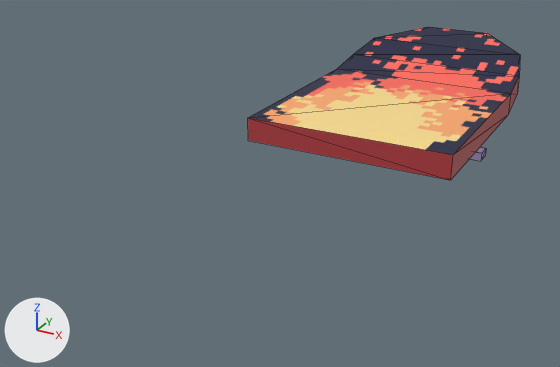
The glTF model Models/skate_flames.glb, before and after one commit.
Rendered twice from a 50 mm lens placed at (1.33, -3.0, 1.3), pointed at (-0.23, -0.17, -0.12). The lights are fixed; the arrows at lower left show +X, +Y and +Z. The first picture is the older version. Mesh edges are drawn as thin lines. Vertices at exactly the same position are counted once.

Names of what the first picture shows: 'Board', 'Rims'.
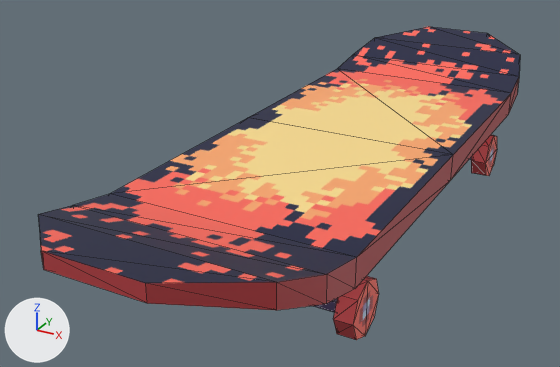
Pixel boxes [x1, y1, x2, y2] of what changed, in the pictures (560 x 367 px; the box of a moved part takes in the faces that stretch with it):
```json
{"object": "Board", "change": "reshaped", "before": [248, 27, 520, 180], "after": [38, 27, 520, 310], "on screen": "77% wider, 84% taller"}
{"object": "Wheels", "change": "reshaped", "after": [333, 135, 497, 340], "on screen": "not visible before"}
{"object": "Rims", "change": "reshaped", "before": [470, 147, 486, 161], "after": [314, 157, 472, 312], "on screen": "mostly hidden"}
{"part": 1, "of": "me_cube", "change": "added", "after": [38, 118, 453, 310]}
{"part": 2, "of": "me_cube", "change": "moved or reshaped", "before": [248, 27, 520, 180], "after": [248, 27, 520, 179]}
{"part": 3, "of": "me_cube_002", "change": "added", "after": [314, 299, 337, 312], "on screen": "mostly hidden"}
{"part": 4, "of": "me_cylinder", "change": "added", "after": [471, 135, 497, 176], "on screen": "red"}
{"part": 5, "of": "me_cylinder", "change": "added", "after": [333, 276, 379, 340], "on screen": "red"}
```

The change, as JSON lines over the scene's bpy script:
```json
{"block": "me_cube", "where": "# used by ob_board; location = (0.0, 0.0, 0.0)"}
{"op": "remove", "block": "me_cube", "code": "me_cube.from_pydata(...)  # 20 vertices, 36 faces; spans x -0.5..0.5, y 0.0..1.65, z -0.02..0.25"}
{"op": "add", "block": "me_cube", "code": "me_cube.from_pydata(...)  # 44 vertices, 88 faces; spans x -0.5..0.5, y -1.65..1.65, z -0.02..0.25"}
{"block": "me_cube", "change": "me_cube part 1: a new loose piece of 22 vertices spanning x -0.5..0.5, y -1.65..0.0, z -0.02..0.25, in mat_flames (picture img_skate_flames)"}
{"block": "me_cube", "change": "me_cube part 2"}
{"block": "me_cube", "change": "28 faces are deleted"}
{"block": "me_cube", "change": "2 vertices are added at (0.49, 1.2, 0.04), (-0.49, 1.2, 0.04)"}
{"block": "me_cube", "change": "36 new faces join them"}
{"block": "me_cube_002", "where": "# used by ob_rims; location = (0.0, 0.0, 0.0)"}
{"op": "remove", "block": "me_cube_002", "code": "me_cube_002.from_pydata(...)  # 20 vertices, 36 faces; spans x -0.433..0.433, y 0.77..0.887, z -0.22..-0.009"}
{"op": "add", "block": "me_cube_002", "code": "me_cube_002.from_pydata(...)  # 40 vertices, 144 faces; spans x -0.433..0.433, y -0.887..0.887, z -0.22..-0.009"}
{"block": "me_cube_002", "change": "me_cube_002 part 3: a new loose piece of 20 vertices spanning x -0.433..0.433, y -0.887..-0.77, z -0.22..-0.009, in mat_flames (picture img_skate_flames)"}
{"block": "me_cube_002", "change": "other edits to the shape of me_cube_002 do not show in these pictures"}
{"block": "me_cylinder", "where": "# used by ob_wheels; location = (0.0, 0.0, 0.0)"}
{"op": "remove", "block": "me_cylinder", "code": "me_cylinder.from_pydata(...)  # 16 vertices, 28 faces; spans x -0.474..-0.4, y 0.714..0.942, z -0.311..-0.083"}
{"op": "add", "block": "me_cylinder", "code": "me_cylinder.from_pydata(...)  # 64 vertices, 112 faces; spans x -0.474..0.474, y -0.942..0.942, z -0.311..-0.083"}
{"block": "me_cylinder", "change": "me_cylinder part 4: a new loose piece, an 8-sided cylinder along x spanning x 0.4..0.474, y 0.714..0.942, z -0.311..-0.083, in mat_flames (picture img_skate_flames)"}
{"block": "me_cylinder", "change": "me_cylinder part 5: a new loose piece, an 8-sided cylinder along x spanning x 0.4..0.474, y -0.942..-0.714, z -0.311..-0.083, in mat_flames (picture img_skate_flames)"}
{"block": "me_cylinder", "change": "other edits to the shape of me_cylinder do not show in these pictures"}
```
